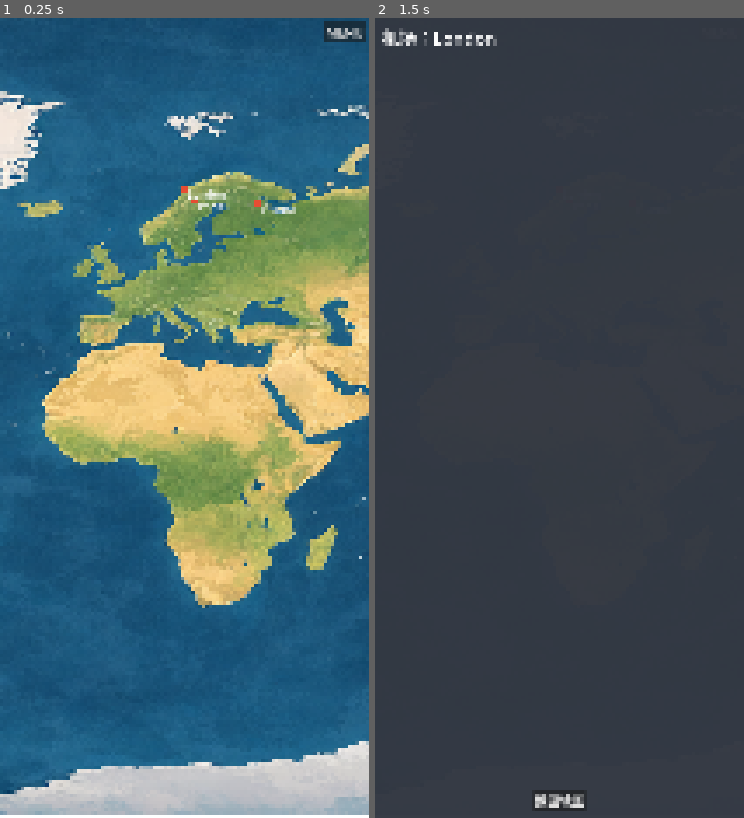
Above: before the commit, frames 1-2 (left to right).
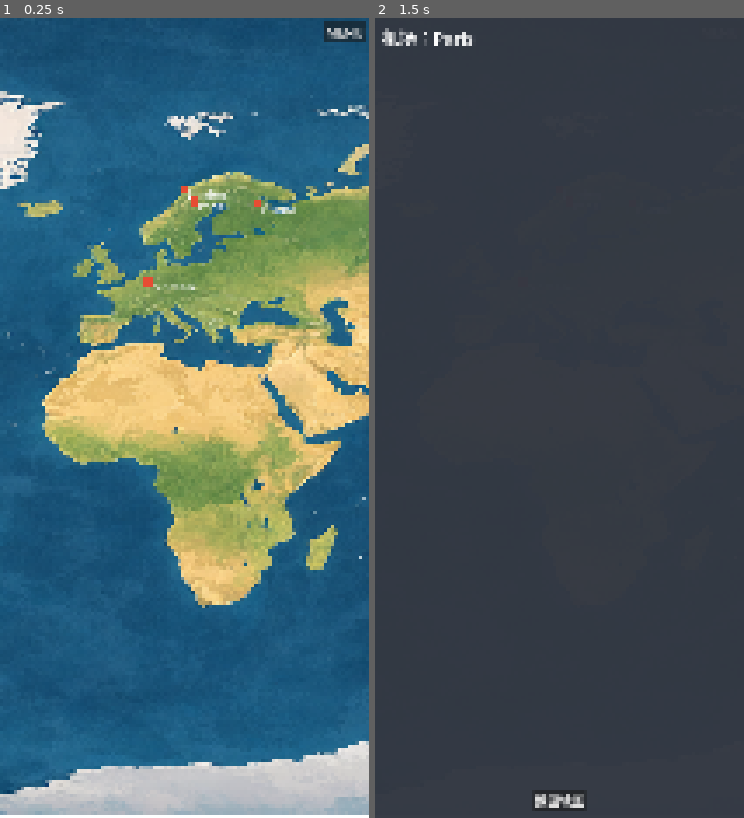
Above: after the commit, the same moments.

Repository: FelixSciFi/airline_game
Game: Godot game, scene res://scenes/main_game.tscn
Two runs of this game, one before a commit and one after it. Both use one fixed random seed, a clock stepped at 60 frames per second and the inputs below.
Inputs (mouse positions are in pixels of both pictures, inside the frame that each line leads up to):
- Up to frame 1 (0.25 s): no input
- Up to frame 2 (1.5 s): click (559, 186) at 0.52 s; click (570, 202) at 1.27 s

The runs differ from the first frame. In frame 1, 0.1% of the frame differs, in the area x 38-54%, y 22-34%; in frame 2, 0.2%, in the area x 17-34%, y 1-4%.

Commit message:
起飞-飞行-降落入库-跨拼接线都实现了，还可以同时飞多架

Diff:
--- a/data/aircraft_models.json
+++ b/data/aircraft_models.json
@@ -3,7 +3,7 @@
     "id": "small_a",
     "name": "小型客机 A",
     "price": 20000,
-    "speed": 6,
+    "speed": 60,
     "capacity": 6,
     "max_range": 400,
     "fuel_rate": 1.0
--- a/data/cities.json
+++ b/data/cities.json
@@ -61,5 +61,19 @@
     "region": "east_asia",
     "x": 3552,
     "y": 603
+  },
+  {
+    "id": "gibraltar",
+    "name": "Gibraltar",
+    "region": "western_europe",
+    "x": 1910,
+    "y": 660
+  },
+  {
+    "id": "taipei",
+    "name": "Taipei",
+    "region": "east_asia",
+    "x": 3290,
+    "y": 780
   }
 ]
--- a/state/player_state.gd
+++ b/state/player_state.gd
@@ -32,7 +32,11 @@
 	if data is Array:
 		for m in data:
 			var mid := str(m.get("id", ""))
-			_models_by_id[mid] = {"name": str(m.get("name", "")), "price": int(m.get("price", 0))}
+			_models_by_id[mid] = {
+				"name": str(m.get("name", "")),
+				"price": int(m.get("price", 0)),
+				"speed": int(m.get("speed", 1))
+			}
 
 func get_balance() -> int:
 	return balance
@@ -43,6 +47,10 @@
 func get_model_name(model_id: String) -> String:
 	var info = _models_by_id.get(model_id, {})
 	return str(info.get("name", model_id))
+
+func get_model_speed(model_id: String) -> int:
+	var info = _models_by_id.get(model_id, {})
+	return int(info.get("speed", 1))
 
 func get_finance_logs() -> Array:
 	return finance_logs
--- a/ui/hangar/hangar_panel.gd
+++ b/ui/hangar/hangar_panel.gd
@@ -55,9 +55,10 @@
 	var model_id := str(ac.get("model_id", ""))
 	var status := str(ac.get("status", ""))
 	var model_name: String = _player_state.get_model_name(model_id) if _player_state else model_id
+	var speed: int = _player_state.get_model_speed(model_id) if _player_state else 0
 
 	var info_label := Label.new()
-	info_label.text = "%s | %s | %s" % [ac_id, model_name, status]
+	info_label.text = "%s | %s | %s | 速度:%d" % [ac_id, model_name, status, speed]
 	info_label.add_theme_font_size_override("font_size", 36)
 	info_label.size_flags_horizontal = Control.SIZE_EXPAND_FILL
 	hbox.add_child(info_label)
--- a/ui/world_map.gd
+++ b/ui/world_map.gd
@@ -2,11 +2,12 @@
 
 const AircraftDeploySystem = preload("res://systems/aircraft_deploy_system.gd")
 const WORLD_MAP_TEXTURE := preload("res://assets/map/world_map_v1.png")
-const DOT_SIZE := 16
+const DOT_SIZE := 32
 const LABEL_OFFSET := Vector2(12, -6)
 const AIRCRAFT_ICON_OFFSET := Vector2(-6, -6)
-const CITY_BUTTON_SIZE := 44
+const CITY_BUTTON_SIZE := 88
 const AIRCRAFT_STATUS_GROUNDED := "grounded"
+const DISTANCE_TIME_FACTOR := 1000.0
 
 var _cities_layer: Node2D
 var _aircraft_layer: Node2D
@@ -152,12 +153,27 @@
 	var gs: Node = get_parent().get_node_or_null("GameState")
 	if gs == null:
 		return
+	var model_id: String = str(plane.get("model_id", ""))
+	var speed: int = _player_state.get_model_speed(model_id) if _player_state else 6
+	speed = maxi(speed, 1)
+	var origin_world: Vector2 = _get_city_world_pos(origin_city_id)
+	var dest_world: Vector2 = _get_city_world_pos(selected_city_id)
+	var map_w_dur: int = _map_view.get_map_width()
+	var dx: float = dest_world.x - origin_world.x
+	if dx > float(map_w_dur) / 2.0:
+		dx -= float(map_w_dur)
+	elif dx < -float(map_w_dur) / 2.0:
+		dx += float(map_w_dur)
+	var dy: float = dest_world.y - origin_world.y
+	var distance: float = sqrt(dx * dx + dy * dy)
+	var duration_ms: int = int(distance / float(speed) * DISTANCE_TIME_FACTOR)
+	duration_ms = maxi(duration_ms, 1000)
 	var flight: Dictionary = {
 		"plane_id": selecting_plane_id,
 		"origin": origin_city_id,
 		"destination": selected_city_id,
 		"start_time": Time.get_ticks_msec(),
-		"duration": 120000
+		"duration": duration_ms
 	}
 	gs.active_flights.append(flight)
 	print("FLIGHT CREATED:", selecting_plane_id, " ", origin_city_id, " → ", selected_city_id)
@@ -348,18 +364,30 @@
 		# 地图边界：清晰边框
 		draw_polyline(corners, Color(1.0, 1.0, 1.0, 1.0))
 		draw_line(corners[3], corners[0], Color(1.0, 1.0, 1.0, 1.0))
-	# 航线预览线：DESTINATION MODE 下 origin → selected
+	# 航线预览线：DESTINATION MODE 下 origin → selected（最短 wrap 路径）
 	if selecting_destination and origin_city_id != "" and selected_city_id != "":
 		var origin_world: Vector2 = _get_city_world_pos(origin_city_id)
 		var dest_world: Vector2 = _get_city_world_pos(selected_city_id)
-		var p1: Vector2 = _map_view.world_to_screen(origin_world, view_size)
-		var p2: Vector2 = _map_view.world_to_screen(dest_world, view_size)
+		var ox: float = origin_world.x
+		var dx_preview: float = dest_world.x - ox
+		var dest_x_adj: float = dest_world.x
+		if dx_preview > float(map_w) / 2.0:
+			dest_x_adj -= float(map_w)
+		elif dx_preview < -float(map_w) / 2.0:
+			dest_x_adj += float(map_w)
+		var adjusted_dest_world: Vector2 = Vector2(dest_x_adj, dest_world.y)
 		var line_color := Color(1.0, 1.0, 0.0, 0.9)
-		var dir: Vector2 = (p2 - p1).normalized()
-		var perp := Vector2(-dir.y, dir.x)
-		draw_line(p1 + perp, p2 + perp, line_color)
-		draw_line(p1, p2, line_color)
-		draw_line(p1 - perp, p2 - perp, line_color)
+		var line_offsets_x: Array = [0.0, -float(map_w), float(map_w)]
+		for line_off in line_offsets_x:
+			var o_off: Vector2 = origin_world + Vector2(line_off, 0.0)
+			var d_off: Vector2 = adjusted_dest_world + Vector2(line_off, 0.0)
+			var p1: Vector2 = _map_view.world_to_screen(o_off, view_size)
+			var p2: Vector2 = _map_view.world_to_screen(d_off, view_size)
+			var dir: Vector2 = (p2 - p1).normalized()
+			var perp := Vector2(-dir.y, dir.x)
+			draw_line(p1 + perp, p2 + perp, line_color)
+			draw_line(p1, p2, line_color)
+			draw_line(p1 - perp, p2 - perp, line_color)
 	# FlightManager：根据 GameState.active_flights 绘制飞行航线
 	var flights: Array = _get_active_flights()
 	var to_complete: Array = []
@@ -381,23 +409,55 @@
 			if progress >= 1.0:
 				to_complete.append(flight)
 				continue
-			var fp1: Vector2 = _map_view.world_to_screen(origin_world_f, view_size)
-			var fp2: Vector2 = _map_view.world_to_screen(dest_world_f, view_size)
-			draw_line(fp1, fp2, Color(0.7, 0.8, 1.0, 0.9), 2.0)
-
-			var plane_world: Vector2 = origin_world_f.lerp(dest_world_f, progress)
-			var plane_screen: Vector2 = _map_view.world_to_screen(plane_world, view_size)
-
-			var dir_f: Vector2 = (dest_world_f - origin_world_f).normalized()
+			var dest_x_line: float = dest_world_f.x
+			var dx_line: float = dest_x_line - origin_world_f.x
+			if dx_line > float(map_w) / 2.0:
+				dest_x_line -= float(map_w)
+			elif dx_line < -float(map_w) / 2.0:
+				dest_x_line += float(map_w)
+			var adjusted_dest_line: Vector2 = Vector2(dest_x_line, dest_world_f.y)
+			var flight_line_offsets: Array = [0.0, -float(map_w), float(map_w)]
+			for line_off in flight_line_offsets:
+				var o_off: Vector2 = origin_world_f + Vector2(line_off, 0.0)
+				var d_off: Vector2 = adjusted_dest_line + Vector2(line_off, 0.0)
+				var fp1: Vector2 = _map_view.world_to_screen(o_off, view_size)
+				var fp2: Vector2 = _map_view.world_to_screen(d_off, view_size)
+				draw_line(fp1, fp2, Color(0.7, 0.8, 1.0, 0.9), 2.0)
+
+			var origin_x: float = origin_world_f.x
+			var origin_y: float = origin_world_f.y
+			var dest_x: float = dest_world_f.x
+			var dest_y: float = dest_world_f.y
+			var dx: float = dest_x - origin_x
+			if dx > float(map_w) / 2.0:
+				dest_x -= float(map_w)
+			elif dx < -float(map_w) / 2.0:
+				dest_x += float(map_w)
+			var plane_x: float = lerpf(origin_x, dest_x, progress)
+			var plane_y: float = lerpf(origin_y, dest_y, progress)
+			if plane_x < 0.0:
+				plane_x += float(map_w)
+			if plane_x >= float(map_w):
+				plane_x -= float(map_w)
+			var plane_world: Vector2 = Vector2(plane_x, plane_y)
+			var plane_offsets_x: Array = [0.0, -float(map_w), float(map_w)]
+			var dest_adj_screen: Vector2 = _map_view.world_to_screen(Vector2(dest_x, dest_y), view_size)
+			var one_screen: Vector2 = _map_view.world_to_screen(plane_world, view_size)
+			var dir_f: Vector2 = (dest_adj_screen - one_screen).normalized()
+			if dir_f.length() < 0.0001:
+				dir_f = Vector2(1, 0)
 			if dir_f.length() == 0.0:
 				continue
 			var perp_f := Vector2(-dir_f.y, dir_f.x)
-			var size: float = 6.0
-			var nose: Vector2 = plane_screen + dir_f * size
-			var left: Vector2 = plane_screen - dir_f * size * 0.3 + perp_f * size * 0.6
-			var right: Vector2 = plane_screen - dir_f * size * 0.3 - perp_f * size * 0.6
-			var tri := PackedVector2Array([nose, left, right])
-			draw_colored_polygon(tri, Color(1, 1, 1, 1))
+			var size: float = 36.0
+			for offset_x in plane_offsets_x:
+				var pw: Vector2 = Vector2(plane_x + offset_x, plane_y)
+				var ps: Vector2 = _map_view.world_to_screen(pw, view_size)
+				var nose: Vector2 = ps + dir_f * size
+				var left: Vector2 = ps - dir_f * size * 0.3 + perp_f * size * 0.6
+				var right: Vector2 = ps - dir_f * size * 0.3 - perp_f * size * 0.6
+				var tri := PackedVector2Array([nose, left, right])
+				draw_colored_polygon(tri, Color(1, 1, 1, 1))
 		for f in to_complete:
 			_complete_flight(f)
 
@@ -485,10 +545,10 @@
 		var dot_color := Color(0.9, 0.3, 0.2, 1)
 		if selecting_destination:
 			if city_id == selected_city_id:
-				dot_radius = 8.0
+				dot_radius = 16.0
 				dot_color = Color.YELLOW
 			else:
-				dot_radius = 6.0
+				dot_radius = 12.0
 				dot_color = Color.RED
 		var dot_size: float = dot_radius * 2.0
 		for offset_x in offsets_x:
@@ -524,7 +584,7 @@
 		var screen: Vector2 = _map_view.world_to_screen(Vector2(wx, wy), view_size)
 		var icon := Label.new()
 		icon.text = "✈"
-		icon.add_theme_font_size_override("font_size", 36)
+		icon.add_theme_font_size_override("font_size", 72)
 		icon.set_position(screen + AIRCRAFT_ICON_OFFSET)
 		icon.set_meta("city_id", city_id)
 		_aircraft_layer.add_child(icon)
